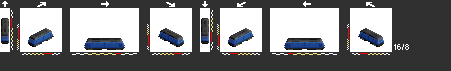
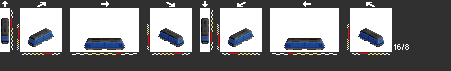
Revision of a layered 451 × 71 image; what changed, layer by layer:
painted on "me" over [1, 36, 383, 50]
